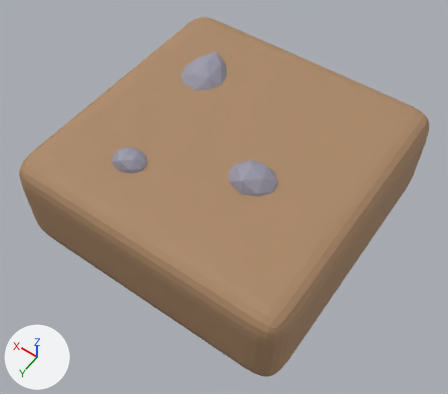
The Blender file MyProject/Content/Models/dirt.blend, before and after one commit.
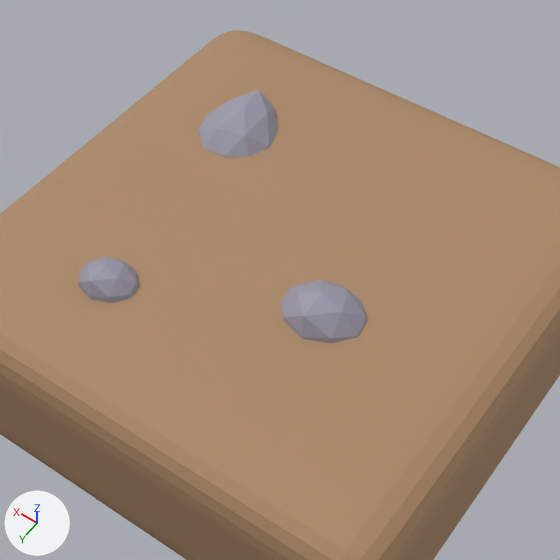
Old and new are each drawn whole from a 50 mm lens placed at (-1.56, 2.26, 3.24), pointed at (-0.05, 0.15, -0.07) and again close up on the part from 15% to 87% of the width and 0% to 81% of the height. Lighting does not change. The marker at lower left points along +X, +Y and +Z.
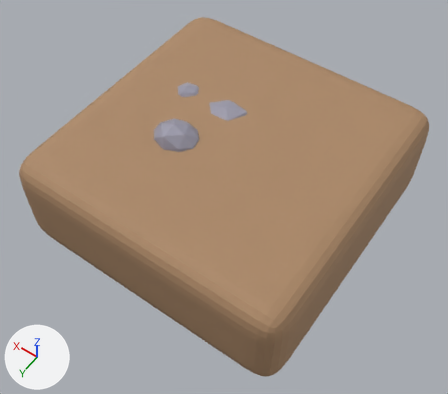
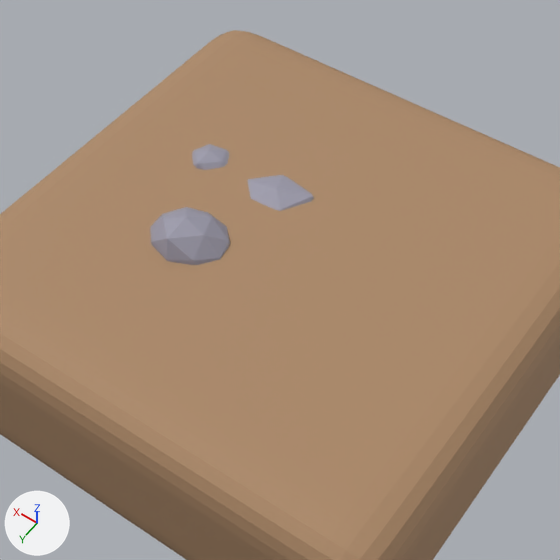
The newer file is also turned or shifted as a whole; pictures and numbers use the older file's frame.

The change in detail:
Object 'Icosphere' (ob_icosphere) moves from (0.479, -0.355, 0.299) to (0.199, -0.151, 0.234).
Object 'Icosphere' (ob_icosphere) turns from (0, 0, 0) to (0, 0, -77) degrees about x, y and z.
Object 'Icosphere.001' (ob_icosphere_001) moves from (-0.31, 0.237, 0.299) to (0.282, 0.226, 0.299).
Object 'Icosphere.002' (ob_icosphere_002) moves from (0.382, 0.553, 0.331) to (0.478, -0.166, 0.283).

Where the change shows, as pixel boxes [x1, y1, x2, y2] in the close-ups (560 x 560 px):
'Icosphere.001', moved
    before: [281, 280, 367, 343]
    after: [150, 207, 230, 265]
'Icosphere', moved, turned
    before: [198, 89, 278, 158]
    after: [247, 175, 314, 211]
'Icosphere.002', moved
    before: [78, 257, 139, 303]
    after: [192, 144, 229, 170]
